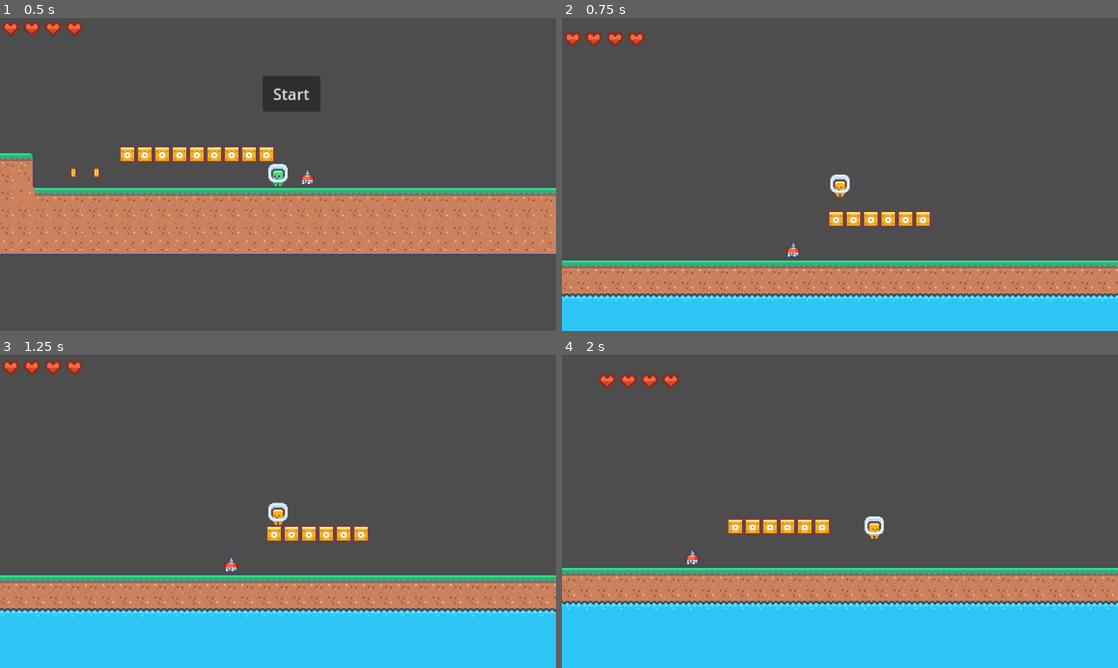
Above: before the commit, frames 1-4 (two rows, left to right).
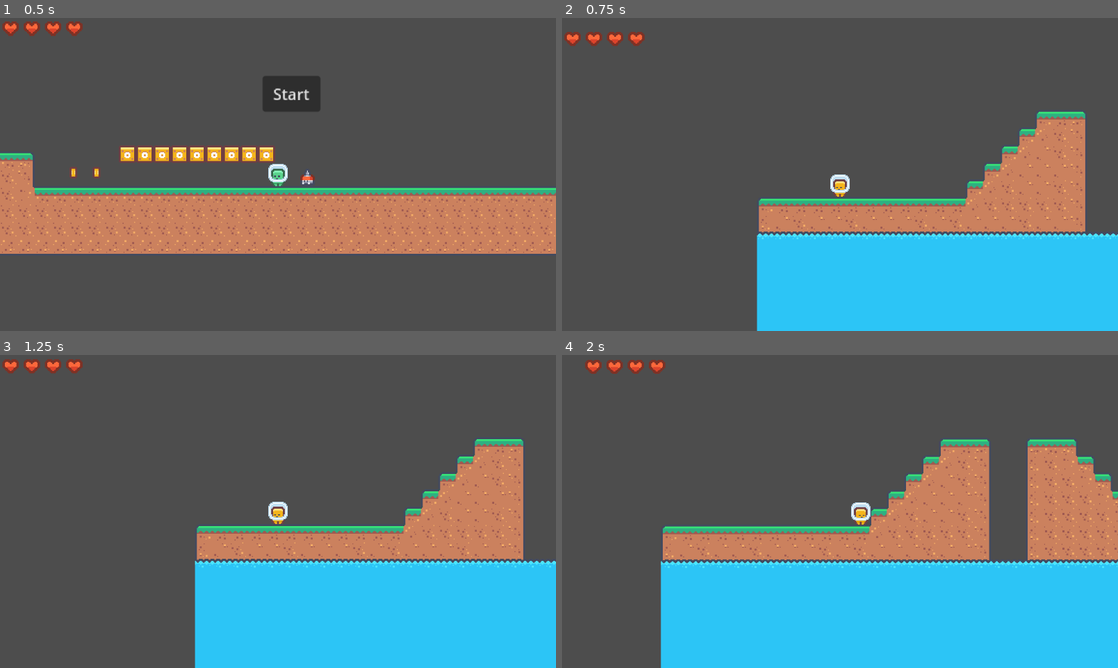
Above: after the commit, the same moments.

Repository: philipheindel/GodotPlatformer
Game: Godot game, scene res://main.tscn
Same seed, same stepped clock (60 frames per second), same inputs: the game is played once before the commit and once after it.
Inputs:
- Up to frame 1 (0.5 s): no input
- Up to frame 2 (0.75 s): click "Start" at 0.5 s
- Up to frame 3 (1.25 s): no input
- Up to frame 4 (2 s): tap Enter (ui_accept) at 1.25, 1.52 s; hold Right (ui_right) from 1.28 s (still down)

Frame 1 is identical in both runs. In frame 2, 31% of the frame differs, in the area x 0-100%, y 30-100%; in frame 3, 32%; in frame 4, 35%, in the area x 0-100%, y 1-100%.

Commit message:
Some testing with the player camera

Diff:
--- a/entities/player/player.gd
+++ b/entities/player/player.gd
@@ -25,6 +25,11 @@
 func _ready():
 	$AnimatedSprite2D.animation = _get_animation("idle")
 	$AnimatedSprite2D.play()
+
+
+func _process(delta):
+	#$Camera2D.position.x = $".".position.x
+	pass
 
 
 func _physics_process(delta):
--- a/levels/level_1/level_1.tscn
+++ b/levels/level_1/level_1.tscn
@@ -28,7 +28,7 @@
 layer_4/tile_data = PackedInt32Array(1703949, 851969, 1, 1703950, 851969, 1, 1703951, 851969, 1, 1703952, 851969, 1, 17 …(67077 unchanged characters)…
 
 [node name="Player" parent="." instance=ExtResource("3_xqfp6")]
-position = Vector2(1156, 341)
+position = Vector2(86, 405)
 
 [node name="Coin" parent="." instance=ExtResource("4_iq8h8")]
 position = Vector2(567, 405)
